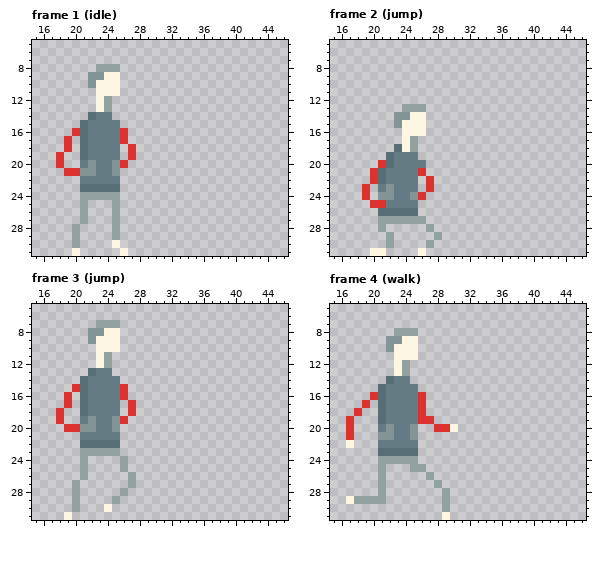
Pixel-art file -- Player/Player.aseprite. That is the earlier state.
48x32 pixels, 7 frames. Shown: frame 1 (idle): x 15..46, y 5..31; frame 2 (jump): x 15..46, y 5..31; frame 3 (jump): x 15..46, y 5..31; frame 4 (walk): x 15..46, y 5..31. The commit also changed other frames, which this record leaves out.
Now the later version:
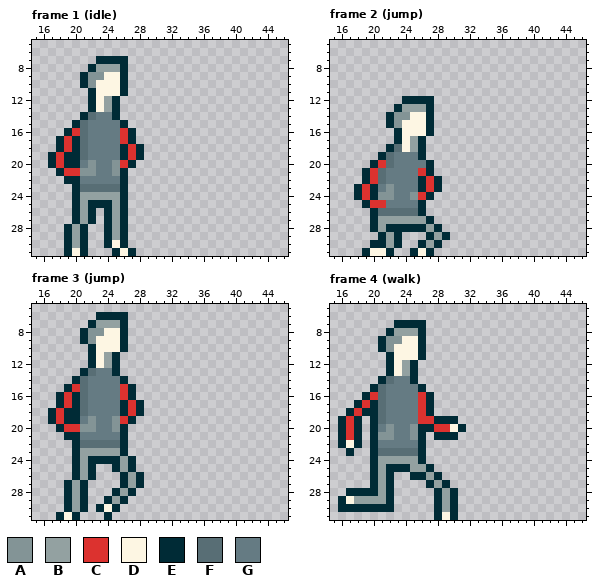
Palette (. is transparent): A #839496  B #93a1a1  C #dc322f  D #fdf6e3  E #002b36  F #586e75  G #657b83
From old to new:
layer "Background" added
Frame 1 (idle), layer "Background":
y 7: x 23..26 .... -> EEEE
y 8: x 22 . -> E; x 26 . -> E
y 9..10: x 21 . -> E; x 26 . -> E
y 11: x 22 . -> E; x 26 . -> E
y 12..13: x 22 . -> E; x 25 . -> E
y 14: x 21 . -> E; x 25 . -> E
y 15: x 20 . -> E; x 26 . -> E
y 16: x 19 . -> E; x 27 . -> E
y 17: x 18 . -> E; x 20 . -> E; x 27 . -> E
y 18: x 18 . -> E; x 20 . -> E; x 26 . -> E; x 28 . -> E
y 19: x 17 . -> E; x 19..20 .. -> EE; x 26 . -> E; x 28 . -> E
y 20: x 17 . -> E; x 19..20 .. -> EE; x 27 . -> E
y 21: x 18 . -> E; x 26 . -> E
y 22: x 19..20 .. -> EE; x 26 . -> E
y 23..24: x 20 . -> E; x 26 . -> E
y 25: x 20 . -> E; x 22..24 ... -> EEE; x 26 . -> E
y 26..27: x 20 . -> E; x 22 . -> E; x 24 . -> E; x 26 . -> E
y 28..30: x 19 . -> E; x 21 . -> E; x 24 . -> E; x 26 . -> E
y 31: x 19 . -> E; x 21 . -> E; x 25 . -> E; x 27 . -> E
Frame 2 (jump), layer "Background":
y 12: x 24..27 .... -> EEEE
y 13: x 23 . -> E; x 27 . -> E
y 14..15: x 22 . -> E; x 27 . -> E
y 16: x 23 . -> E; x 27 . -> E
y 17: x 23 . -> E; x 26 . -> E
y 18: x 22 . -> E; x 26 . -> E
y 19: x 21 . -> E; x 26 . -> E
y 20: x 20 . -> E; x 27 . -> E
y 21: x 19 . -> E; x 27 . -> E
y 22: x 19 . -> E; x 26 . -> E; x 28 . -> E
y 23: x 18 . -> E; x 20 . -> E; x 26 . -> E; x 28 . -> E
y 24: x 18 . -> E; x 20 . -> E; x 27 . -> E
y 25: x 19 . -> E; x 26 . -> E
y 26: x 20 . -> E; x 26 . -> E
y 27: x 20 . -> E; x 27 . -> E
y 28: x 20 . -> E; x 22..26 ..... -> EEEEE; x 28 . -> E
y 29: x 21 . -> E; x 23 . -> E; x 27 . -> E; x 29 . -> E
y 30: x 20..21 .. -> EE; x 23 . -> E; x 26 . -> E; x 28 . -> E
y 31: x 19 . -> E; x 22 . -> E; x 25 . -> E; x 27 . -> E
Frame 3 (jump), layer "Background":
y 6: x 23..26 .... -> EEEE
y 7: x 22 . -> E; x 26 . -> E
y 8..9: x 21 . -> E; x 26 . -> E
y 10: x 22 . -> E; x 26 . -> E
y 11..12: x 22 . -> E; x 25 . -> E
y 13: x 21 . -> E; x 25 . -> E
y 14: x 20 . -> E; x 26 . -> E
y 15: x 19 . -> E; x 27 . -> E
y 16: x 18 . -> E; x 20 . -> E; x 27 . -> E
y 17: x 18 . -> E; x 20 . -> E; x 26 . -> E; x 28 . -> E
y 18: x 17 . -> E; x 19..20 .. -> EE; x 26 . -> E; x 28 . -> E
y 19: x 17 . -> E; x 19..20 .. -> EE; x 27 . -> E
y 20: x 18 . -> E; x 26 . -> E
y 21: x 19..20 .. -> EE; x 26 . -> E
y 22..23: x 20 . -> E; x 26 . -> E
y 24: x 20 . -> E; x 22..25 .... -> EEEE; x 27 . -> E
y 25: x 20 . -> E; x 22 . -> E; x 25 . -> E; x 27 . -> E
y 26: x 20 . -> E; x 22 . -> E; x 26 . -> E; x 28 . -> E
y 27: x 19 . -> E; x 21 . -> E; x 26 . -> E; x 28 . -> E
y 28: x 19 . -> E; x 21 . -> E; x 25 . -> E; x 27 . -> E
y 29: x 19 . -> E; x 21 . -> E; x 24 . -> E; x 26 . -> E
y 30: x 19 . -> E; x 21 . -> E; x 23 . -> E; x 25 . -> E
y 31: x 18 . -> E; x 20 . -> E; x 24 . -> E
Frame 4 (walk), layer "Background":
y 7: x 23..26 .... -> EEEE
y 8: x 22 . -> E; x 26 . -> E
y 9..10: x 21 . -> E; x 26 . -> E
y 11: x 22 . -> E; x 26 . -> E
y 12..13: x 22 . -> E; x 25 . -> E
y 14: x 21 . -> E; x 25 . -> E
y 15: x 20 . -> E; x 26 . -> E
y 16: x 19 . -> E; x 27 . -> E
y 17: x 18 . -> E; x 20 . -> E; x 27 . -> E
y 18: x 17 . -> E; x 19..20 .. -> EE; x 27 . -> E
y 19: x 16 . -> E; x 18 . -> E; x 20 . -> E; x 28..30 ... -> EEE
y 20: x 16 . -> E; x 18 . -> E; x 20 . -> E; x 26..27 .. -> EE; x 31 . -> E
y 21: x 16 . -> E; x 18 . -> E; x 20 . -> E; x 26 . -> E; x 28..30 ... -> EEE
y 22: x 16 . -> E; x 18 . -> E; x 20 . -> E; x 26 . -> E
y 23: x 17 . -> E; x 20 . -> E; x 26 . -> E
y 24: x 20 . -> E; x 26 . -> E
y 25: x 20 . -> E; x 22..24 ... -> EEE; x 27 . -> E
y 26: x 20 . -> E; x 22 . -> E; x 25..26 .. -> EE; x 28 . -> E
y 27: x 20 . -> E; x 22 . -> E; x 27 . -> E; x 29 . -> E
y 28: x 17..20 .... -> EEEE; x 22 . -> E; x 28 . -> E; x 30 . -> E
y 29: x 16 . -> E; x 22 . -> E; x 28 . -> E; x 30 . -> E
y 30: x 16..22 ....... -> EEEEEEE; x 28 . -> E; x 30 . -> E
y 31: x 28 . -> E; x 30 . -> E
Where, in picture pixels (left, top, right, bottom), the same in both pictures:
added: (48, 56, 144, 256)
added: (354, 96, 450, 256)
added: (48, 312, 144, 520)
added: (338, 320, 466, 520)
